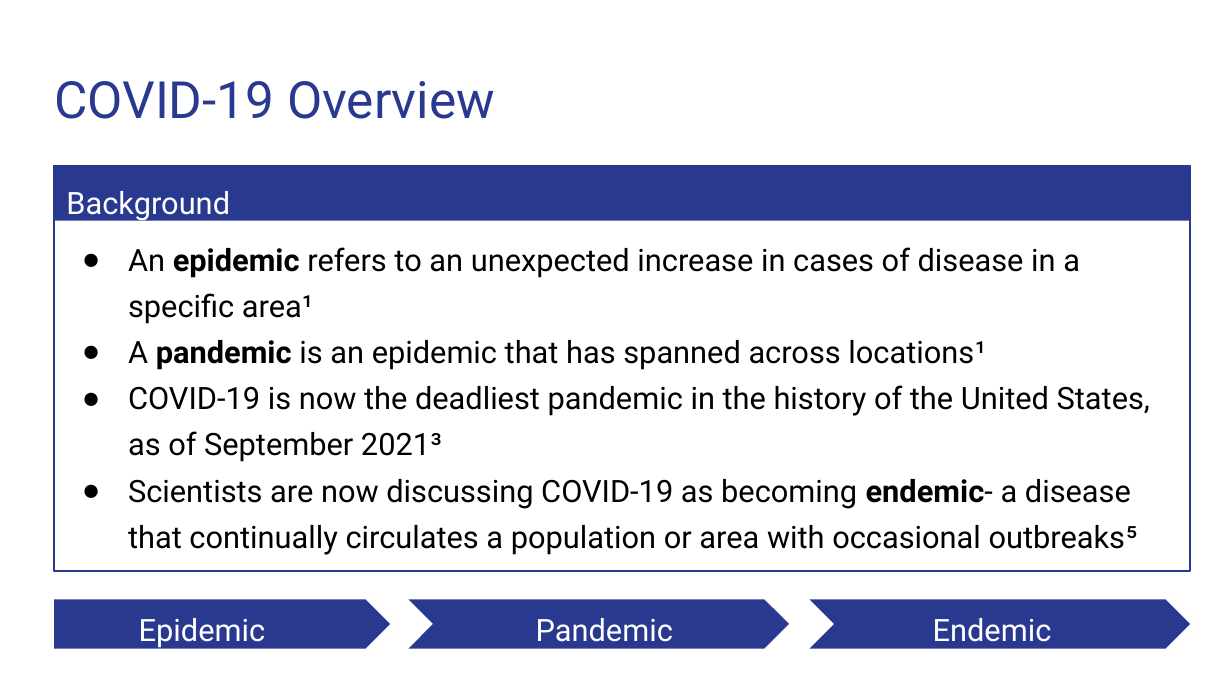
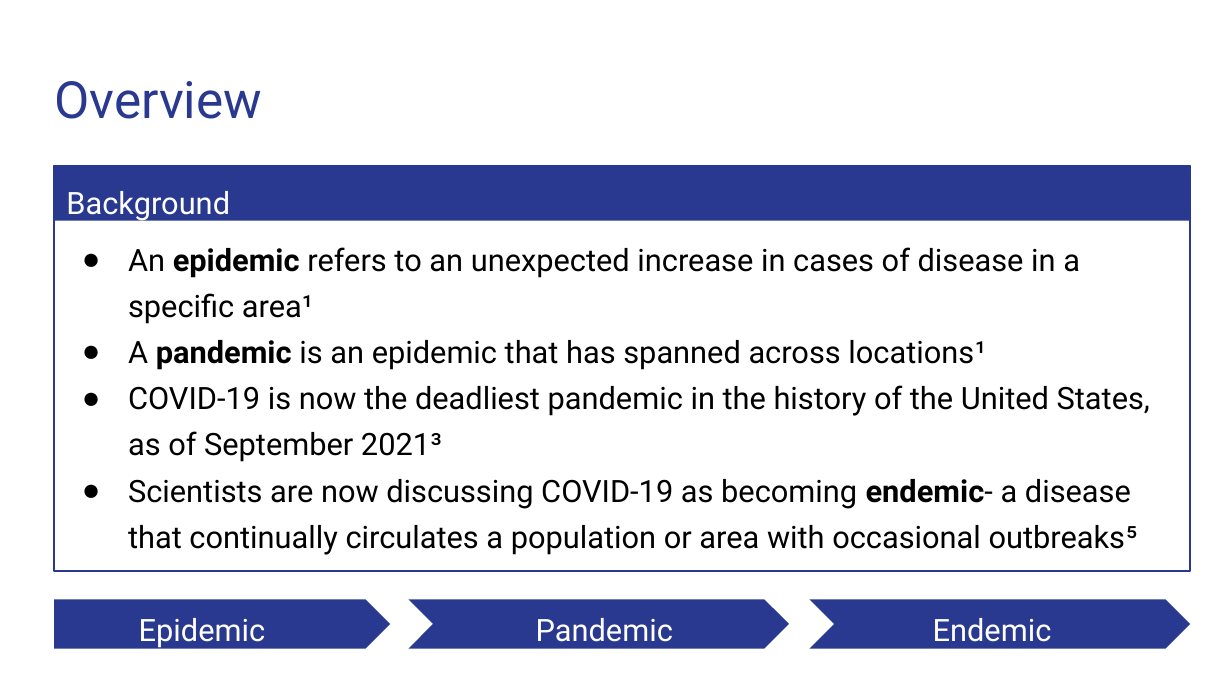
Before and after one commit to Magzzie/COVID-19_Analysis, a slide deck: slide 2 of COVID-19 Analysis.pptx. Drawn at 1232x693 pixels with LibreOffice and Linux fonts; fonts in the diff are those of the drawing. Boxes give left, top, right and bottom in pixels: in the first picture for what was removed or moved away, otherwise in the second. Text is boxed around its words. In the diff, an @@ line names an element or a change of style, - is before the commit and + after.

```diff
--- a/COVID-19 Analysis.pptx
+++ b/COVID-19 Analysis.pptx
@@ title at (54, 81, 262, 119): text changed @@
-COVID-19 Overview
+Overview
```
Also in this commit, not shown: 6 other slides changed, 1 slide added, 1 slide removed.
